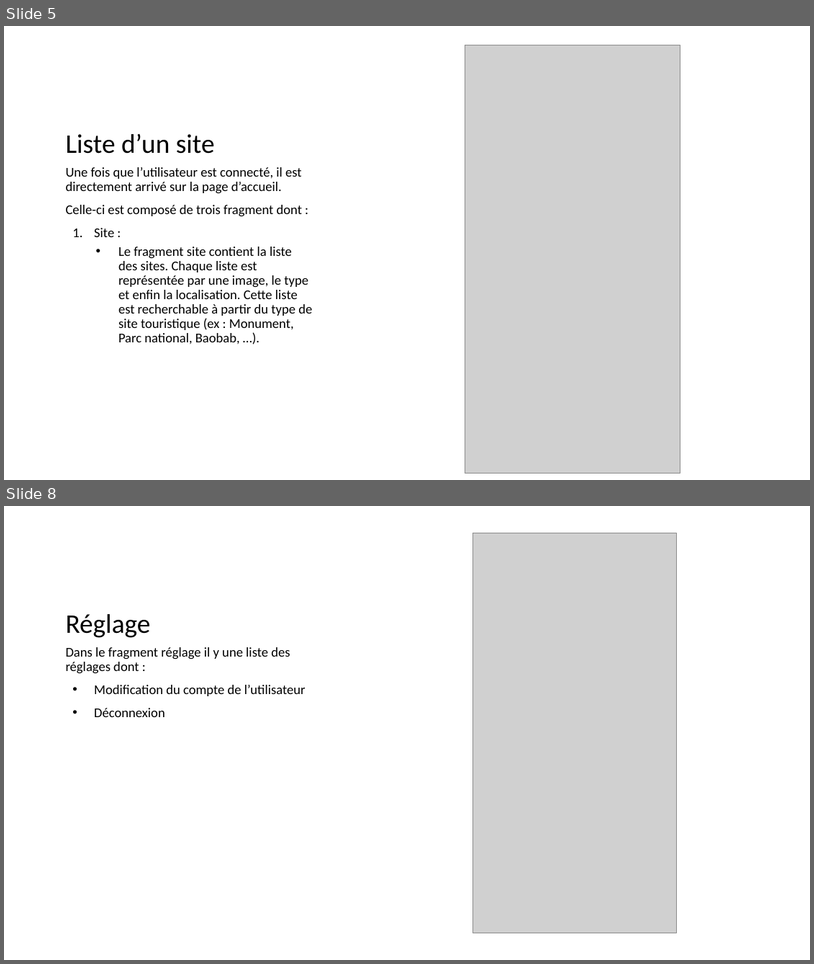
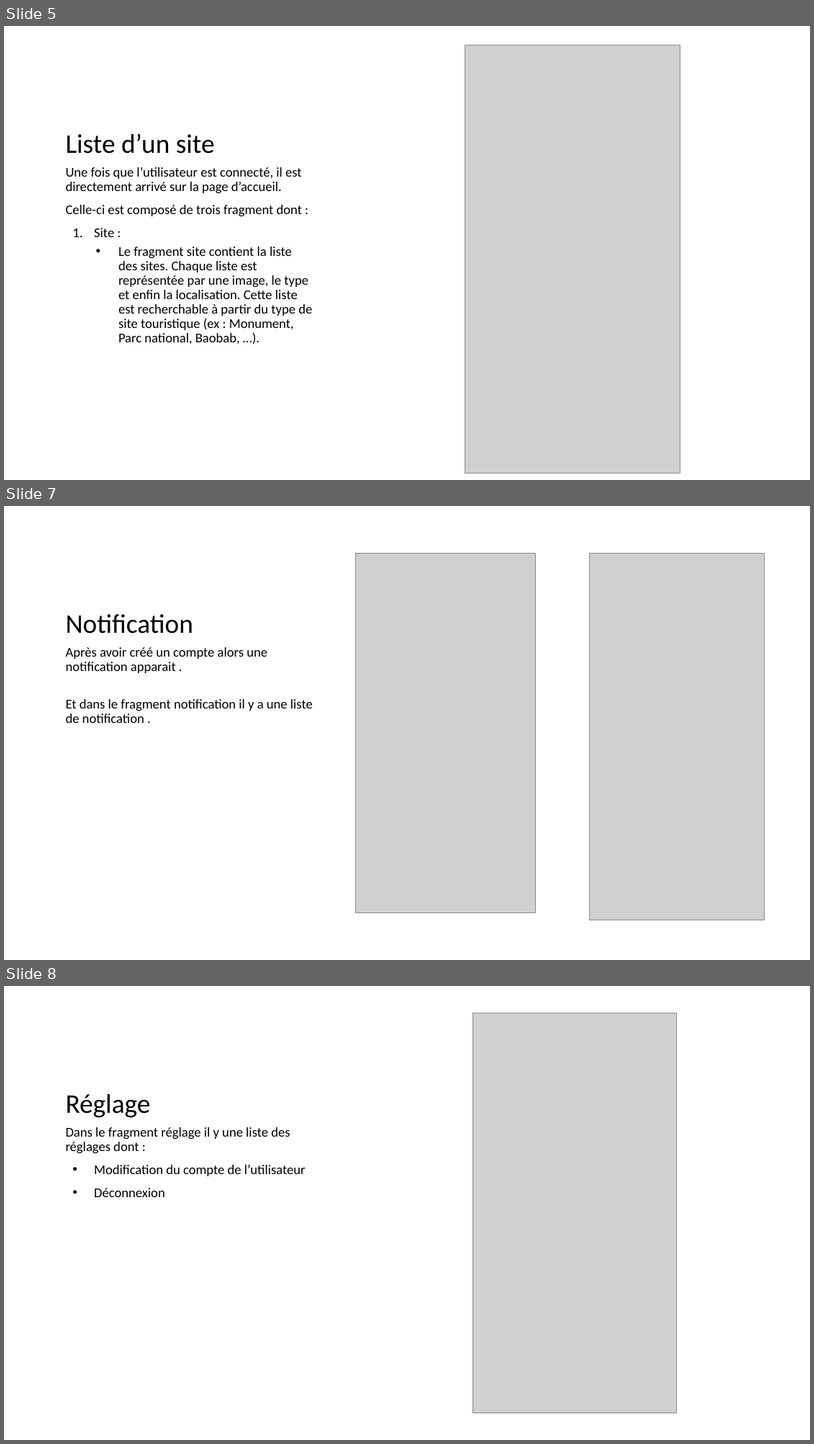
Before and after one commit to Nomenandrianina/m1-specification, a slide deck: WORLD TOUR TRAVEL.ppt. Shown one above the other, each under a label of ours: slides 5 and 8 before the commit, slides 5, 7 and 8 after it; the slides between them are not shown. The pictures are 814x964 and 814x1444 pixels, drawn with LibreOffice and Linux fonts; fonts in the diff are those of the drawing; grey boxes stand for pictures. Boxes give left, top, right and bottom in pixels: in the first picture for what was removed or moved away, otherwise in the second. Text is boxed around its words. In the diff, an @@ line names an element or a change of style, - is before the commit and + after.

Commit message:
Update
Update

```diff
--- a/WORLD TOUR TRAVEL.ppt
+++ b/WORLD TOUR TRAVEL.ppt
@@ slide 7 added at (x1=4, y1=506, x2=810, y2=960), background #FFFFFF @@
@@ picture added at (x1=356, y1=553, x2=536, y2=911) @@
@@ picture added at (x1=590, y1=553, x2=764, y2=919) @@
@@ title added at (x1=66, y1=614, x2=193, y2=633), 32 pt, text #000000 @@
+Notification
@@ text added at (x1=66, y1=647, x2=313, y2=723), 16 pt, text #000000 @@
+Après avoir créé un compte alors une notification apparait .
+Et dans le fragment notification il y a une liste de notification .
```
Also in this commit, not shown: 1 slide changed, 1 slide removed.
